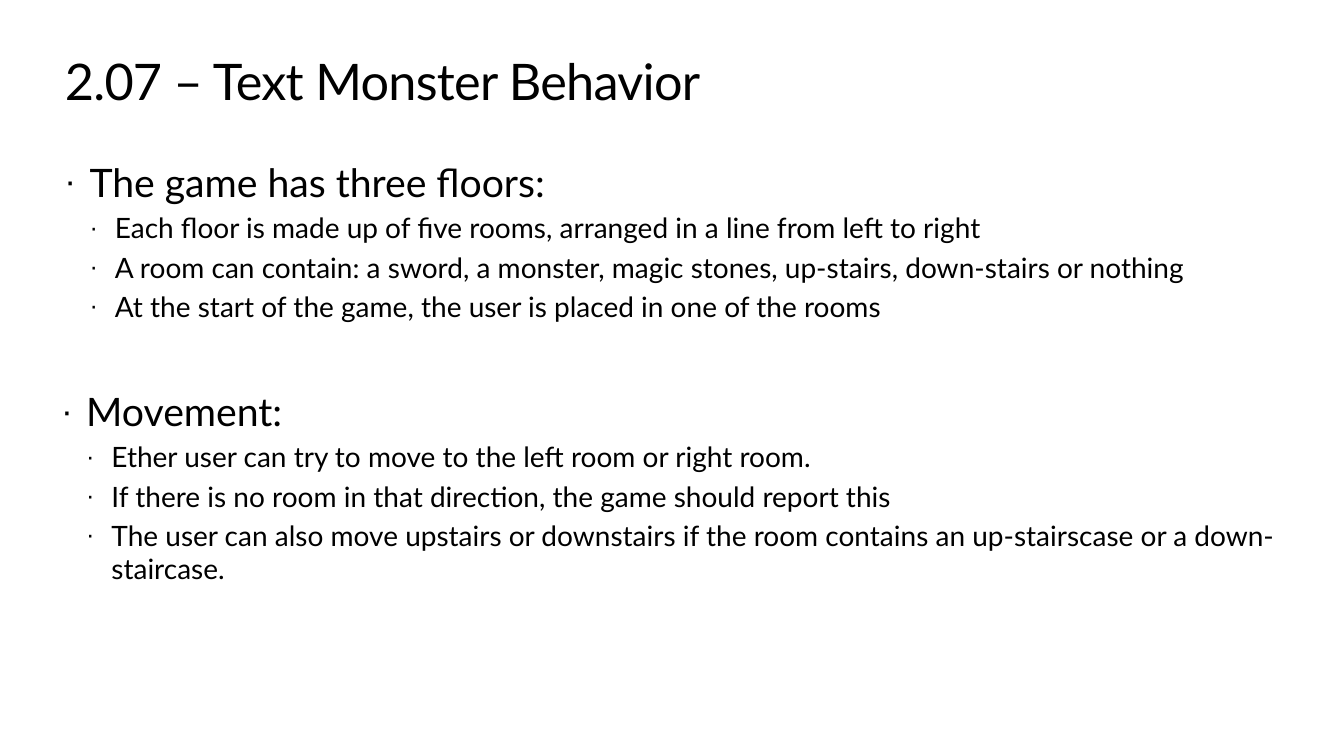
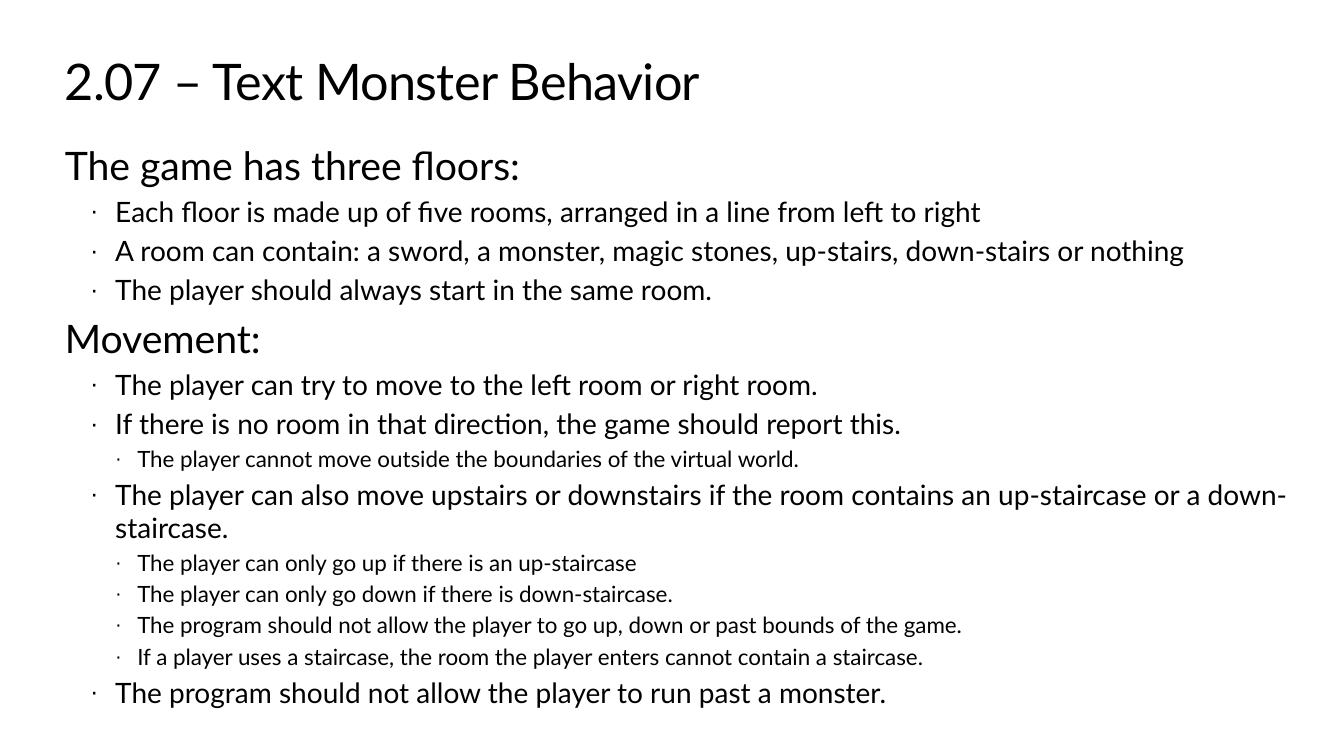
Before and after one commit to TEALSK12/2nd-semester-introduction-to-computer-science, a slide deck: slide 4 of units/2_unit/slidedecks/Intro Python 2.07 TEALS.pptx. Drawn at 1344x756 pixels with LibreOffice and Linux fonts; fonts in the diff are those of the drawing; background and template pictures are left out. Boxes give left, top, right and bottom in pixels: in the first picture for what was removed or moved away, otherwise in the second. Text is boxed around its words. In the diff, an @@ line names an element or a change of style, - is before the commit and + after.

```diff
--- a/units/2_unit/slidedecks/Intro Python 2.07 TEALS.pptx
+++ b/units/2_unit/slidedecks/Intro Python 2.07 TEALS.pptx
@@ text "The game has three floors:": place and size @@
-text "The game has three floors:" at bbox=[90, 168, 1184, 322]
+text "The game has three floors:" at bbox=[65, 151, 1184, 305]
@@ text at bbox=[65, 151, 520, 187]: bullet · to none @@
@@ text at bbox=[115, 279, 712, 305]: text changed @@
-  · At the start of the game, the user is placed in one of the rooms
+  · The player should always start in the same room.
@@ text at bbox=[65, 325, 261, 354]: bullet · to none @@
@@ text "Movement:": place and size @@
-text "Movement:" at bbox=[86, 398, 1273, 580]
+text "Movement:" at bbox=[65, 325, 1287, 708]
@@ text at bbox=[115, 374, 1287, 708]: text changed; size 20 to 16 pt @@
-  · Ether user can try to move to the left room or right room.
-  · If there is no room in that direction, the game should report this
-  · The user can also move upstairs or downstairs if the room contains an up-stairscase or a down-staircase.
+  · The player can try to move to the left room or right room.
+  · If there is no room in that direction, the game should report this.
+    · The player cannot move outside the boundaries of the virtual world.
+  · The player can also move upstairs or downstairs if the room contains an up-staircase or a down-staircase.
+    · The player can only go up if there is an up-staircase
+    · The player can only go down if there is down-staircase.
+    · The program should not allow the player to go up, down or past bounds of the game.
+    · If a player uses a staircase, the room the player enters cannot contain a staircase.
+  · The program should not allow the player to run past a monster.
```
Also in this commit, not shown: 6 other slides changed, 1 slide added, 1 slide removed.
